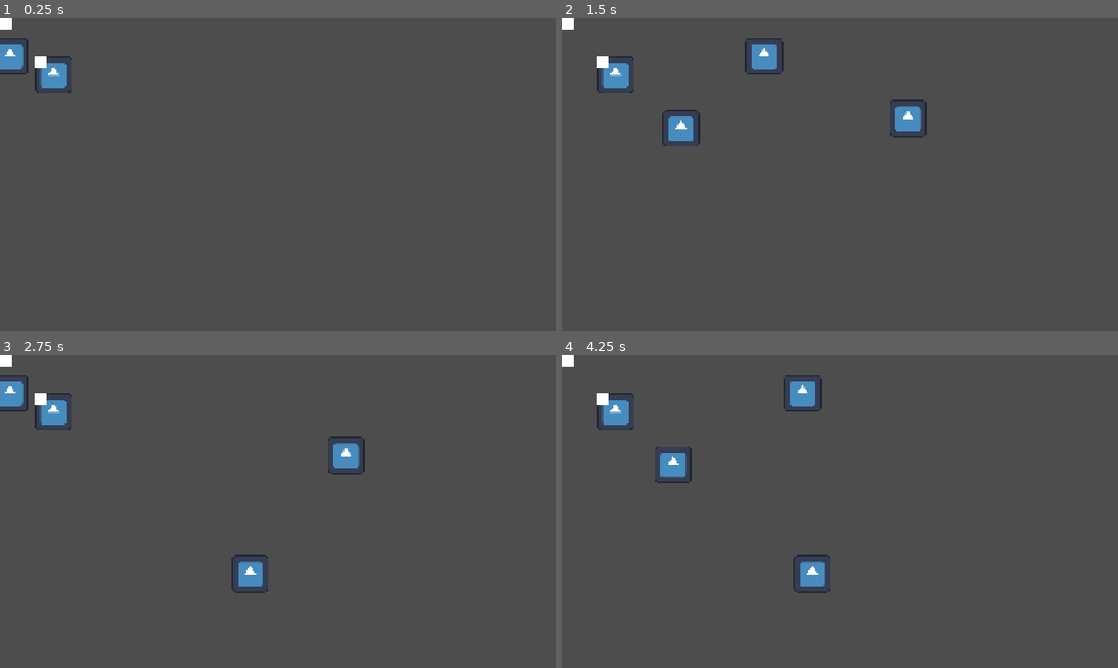
Above: before the commit, frames 1-4 (two rows, left to right).
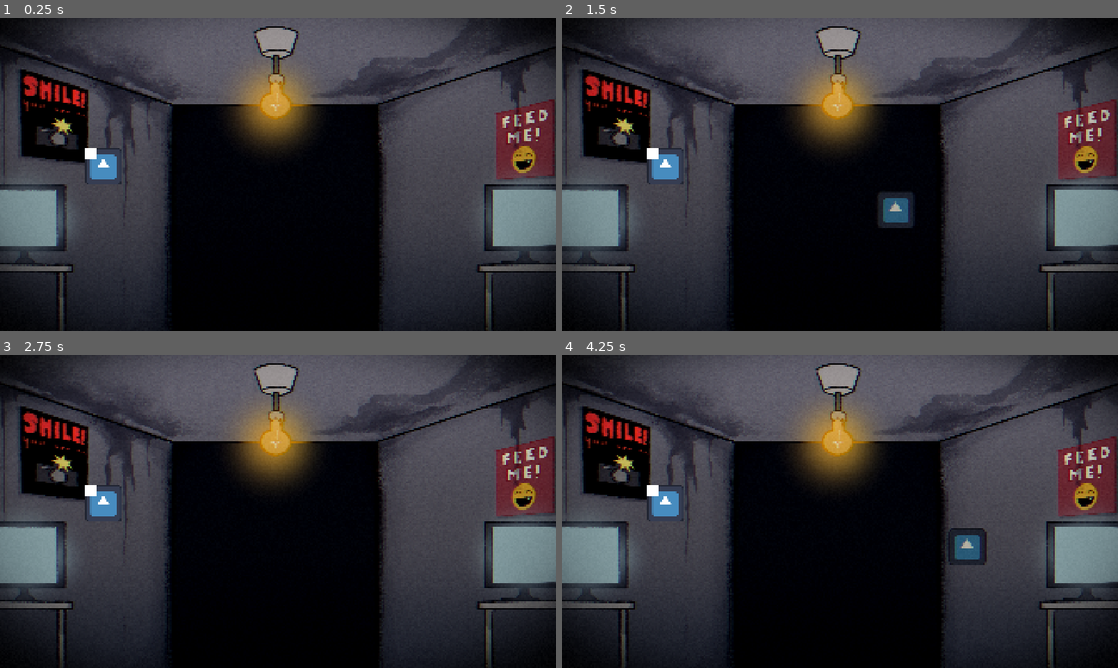
Above: after the commit, the same moments.

Repository: robfischer2187/AI-Slop
Game: Godot game, scene res://scenes/Main.tscn
Same seed, same stepped clock (60 frames per second), same inputs: the game is played once before the commit and once after it. The engine's default icon, where the game draws it, is replaced by a stand-in: a white triangle on a blue panel in a dark square.
Inputs (mouse positions are in pixels of both pictures, inside the frame that each line leads up to):
- Up to frame 1 (0.25 s): no input
- Up to frame 2 (1.5 s): drag from (600, 61) to (895, 105) at 0.52 s; drag from (617, 74) to (812, 237) at 1.27 s
- Up to frame 3 (2.75 s): move the mouse to (250, 574) at 2.02 s; click (250, 574) at 2.17 s
- Up to frame 4 (4.25 s): drag from (906, 455) to (673, 464) at 2.77 s; move the mouse to (1006, 558) at 3.52 s; click (1006, 558) at 3.67 s

The runs differ from the first frame. In frame 1, 70% of the frame differs, in the area x 0-100%, y 0-100%; in frame 2, 70%; in frame 3, 70%; in frame 4, 71%.

Commit message:
Gettin there

Diff:
--- a/ai-slop/project.godot
+++ b/ai-slop/project.godot
@@ -19,5 +19,7 @@
 
 window/size/viewport_width=1920
 window/size/viewport_height=1080
+window/size/mode=3
+window/size/initial_position_type=0
 window/size/borderless=true
 window/stretch/mode="canvas_items"
--- a/ai-slop/scenes/Main.tscn
+++ b/ai-slop/scenes/Main.tscn
@@ -1,9 +1,39 @@
-[gd_scene load_steps=9 format=3 uid="uid://dg3e0ra0x5bm7"]
+[gd_scene load_steps=13 format=3 uid="uid://dg3e0ra0x5bm7"]
 
 [ext_resource type="Script" uid="uid://cdsr50nwwc5ep" path="res://scripts/main.gd" id="1_elqb8"]
 [ext_resource type="Script" uid="uid://c74rylmp2fn4t" path="res://scripts/input_slot.gd" id="2_0bbpv"]
 [ext_resource type="Texture2D" uid="uid://b6som6e3b1g0" path="res://icon.svg" id="2_rarhs"]
 [ext_resource type="Script" uid="uid://ciq6ut2jlqp1h" path="res://scripts/draggable_item.gd" id="2_rvslj"]
+[ext_resource type="Texture2D" uid="uid://bsswxb1p3ruln" path="res://assets/art/AI_GAME_walls.png" id="2_vcsgt"]
+[ext_resource type="Shader" uid="uid://bdo5nvbr4iex" path="res://scripts/shader/horror.gdshader" id="6_c01mt"]
+[ext_resource type="FontFile" uid="uid://b2mhm7pqauqyy" path="res://assets/fonts/Sniglet-Regular.ttf" id="7_nxtc6"]
+
+[sub_resource type="Animation" id="Animation_rarhs"]
+length = 0.001
+tracks/0/type = "value"
+tracks/0/imported = false
+tracks/0/enabled = true
+tracks/0/path = NodePath(".:position")
+tracks/0/interp = 1
+tracks/0/loop_wrap = true
+tracks/0/keys = {
+"times": PackedFloat32Array(0),
+"transitions": PackedFloat32Array(1),
+"update": 0,
+"values": [Vector2(-90, 132)]
+}
+tracks/1/type = "value"
+tracks/1/imported = false
+tracks/1/enabled = true
+tracks/1/path = NodePath(".:rotation")
+tracks/1/interp = 1
+tracks/1/loop_wrap = true
+tracks/1/keys = {
+"times": PackedFloat32Array(0),
+"transitions": PackedFloat32Array(1),
+"update": 0,
+"values": [0.0]
+}
 
 [sub_resource type="Animation" id="Animation_0bbpv"]
 resource_name = "walk"
@@ -18,7 +48,7 @@
 "times": PackedFloat32Array(0, 1),
 "transitions": PackedFloat32Array(1, 1),
 "update": 0,
-"values": [Vector2(-90, 132), Vector2(1238, 132)]
+"values": [Vector2(-312, 662), Vector2(2157, 662)]
 }
 tracks/1/type = "value"
 tracks/1/imported = false
@@ -33,33 +63,6 @@
 "values": [0.0, 0.0]
 }
 
-[sub_resource type="Animation" id="Animation_rarhs"]
-length = 0.001
-tracks/0/type = "value"
-tracks/0/imported = false
-tracks/0/enabled = true
-tracks/0/path = NodePath(".:position")
-tracks/0/interp = 1
-tracks/0/loop_wrap = true
-tracks/0/keys = {
-"times": PackedFloat32Array(0),
-"transitions": PackedFloat32Array(1),
-"update": 0,
-"values": [Vector2(-90, 132)]
-}
-tracks/1/type = "value"
-tracks/1/imported = false
-tracks/1/enabled = true
-tracks/1/path = NodePath(".:rotation")
-tracks/1/interp = 1
-tracks/1/loop_wrap = true
-tracks/1/keys = {
-"times": PackedFloat32Array(0),
-"transitions": PackedFloat32Array(1),
-"update": 0,
-"values": [0.0]
-}
-
 [sub_resource type="Animation" id="Animation_vcsgt"]
 resource_name = "watch"
 tracks/0/type = "value"
@@ -72,7 +75,7 @@
 "times": PackedFloat32Array(0),
 "transitions": PackedFloat32Array(1),
 "update": 0,
-"values": [Vector2(568, 132)]
+"values": [Vector2(950, 475)]
 }
 tracks/1/type = "value"
 tracks/1/imported = false
@@ -94,10 +97,27 @@
 &"watch": SubResource("Animation_vcsgt")
 }
 
+[sub_resource type="ShaderMaterial" id="ShaderMaterial_nxtc6"]
+shader = ExtResource("6_c01mt")
+shader_parameter/vignette_strength = 0.8
+shader_parameter/vignette_pulse = 0.06
+shader_parameter/pulse_speed = 2.0
+shader_parameter/darkness = 0.15
+shader_parameter/contrast = 1.15
+shader_parameter/grain_strength = 0.06
+shader_parameter/chromatic_strength = 0.002
+shader_parameter/flicker_chance = 0.015
+shader_parameter/warm_tint = Vector3(1, 0.92, 0.75)
+shader_parameter/cold_tint = Vector3(0.7, 0.75, 0.8)
+shader_parameter/tint_strength = 0.35
+
 [node name="Main" type="Node2D"]
 script = ExtResource("1_elqb8")
 
-[node name="OfficeBackground" type="Sprite2D" parent="."]
+[node name="OfficeBackground" type="TextureRect" parent="."]
+offset_right = 1920.0
+offset_bottom = 1080.0
+texture = ExtResource("2_vcsgt")
 
 [node name="AlastorSlopp" type="CharacterBody2D" parent="."]
 position = Vector2(-90, 132)
@@ -128,9 +148,9 @@
 anchors_preset = 15
 anchor_right = 1.0
 anchor_bottom = 1.0
-offset_left = 121.0
-offset_top = 132.0
-offset_right = -101.18994
+offset_left = 293.0
+offset_top = 449.0
+offset_right = -379.0
 offset_bottom = -1.0
 grow_horizontal = 2
 grow_vertical = 2
@@ -209,13 +229,28 @@
 
 [node name="HorrorOverlay" type="CanvasLayer" parent="UIRoot/UIContainer"]
 
-[node name="ColorRect" type="ColorRect" parent="UIRoot/UIContainer/HorrorOverlay"]
-offset_right = 40.0
-offset_bottom = 40.0
+[node name="EffectRect" type="ColorRect" parent="UIRoot/UIContainer/HorrorOverlay"]
+material = SubResource("ShaderMaterial_nxtc6")
+anchors_preset = 15
+anchor_right = 1.0
+anchor_bottom = 1.0
+grow_horizontal = 2
+grow_vertical = 2
+mouse_filter = 2
+color = Color(1, 1, 1, 0)
 
 [node name="DialogueLabel" type="Label" parent="UIRoot"]
-offset_right = 40.0
-offset_bottom = 23.0
+offset_left = 678.0
+offset_top = 992.0
+offset_right = 1245.0
+offset_bottom = 1031.0
+theme_override_colors/font_color = Color(0.9058309, 1, 0.9063318, 1)
+theme_override_colors/font_outline_color = Color(0, 0, 0, 1)
+theme_override_constants/outline_size = 10
+theme_override_fonts/font = ExtResource("7_nxtc6")
+theme_override_font_sizes/font_size = 32
+horizontal_alignment = 1
+vertical_alignment = 1
 
 [node name="AudioManager" type="Node" parent="."]
 
--- a/ai-slop/scripts/main.gd
+++ b/ai-slop/scripts/main.gd
@@ -10,6 +10,7 @@
 @onready var alastor = $AlastorSlopp
 @onready var alastor_anim: AnimationPlayer = $AlastorSlopp/AnimationPlayer
 @onready var dialogue_label: Label = $UIRoot/DialogueLabel
+@onready var horror_mat: ShaderMaterial = $UIRoot/UIContainer/HorrorOverlay/EffectRect.material
 
 var strikes: int = 0
 var task_index: int = 0
@@ -32,12 +33,17 @@
 	{"prompt": "FEED IT: HUMAN FEAR", "correct": "HUMAN FEAR", "wrong": "HOPE"}
 ]
 
-# READY
+var got_caught_this_watch: bool = false
+
 func _ready() -> void:
 	start_game()
+
 	alastor_anim.play("walk")
 	alastor_anim.speed_scale = 0.4
+
 	start_alastor_loop()
+
+	horror_overlay.visible = true
 
 func _process(delta):
 	if not game_running:
@@ -48,7 +54,8 @@
 	if current_time <= 0:
 		miss_task()
 
-# GAME FLOW
+	update_horror_shader()
+
 func start_game() -> void:
 	strikes = 0
 	task_index = 0
@@ -56,6 +63,7 @@
 	ai_score = 0
 	suspicion = 0.0
 	game_running = true
+
 	load_task()
 
 func load_task() -> void:
@@ -67,7 +75,6 @@
 	task_text.text = task["prompt"]
 	current_time = task_timer
 
-	# escalate difficulty
 	if task_index > 2:
 		task_timer = 4.0
 	if task_index > 4:
@@ -83,11 +90,13 @@
 		ai_score += 1
 		suspicion -= 0.1
 		suspicion = max(suspicion, 0)
+
 		flash_feedback(Color(0, 1, 0))
 		punch_slot()
 	else:
 		sabotage_score += 1
 		suspicion += 0.3
+
 		flash_feedback(Color(1, 0, 0))
 		trigger_glitch()
 
@@ -98,12 +107,11 @@
 	load_task()
 
 func miss_task():
-	strikes += 1
 	trigger_glitch()
+
 	task_index += 1
 	load_task()
 
-# ALASTOR LOOP
 func start_alastor_loop():
 	while game_running:
 		await get_tree().create_timer(randf_range(3.0, 6.0)).timeout
@@ -116,22 +124,28 @@
 		return
 
 	is_being_watched = true
+	got_caught_this_watch = false
 
 	alastor_anim.play("watch")
 	flash_feedback(Color(1, 1, 1))
-	horror_overlay.visible = true
 
 	print("Alastor is watching...")
 
-	await get_tree().create_timer(1.5).timeout
+	horror_mat.set_shader_parameter("pulse_speed", 2.5)
+	horror_mat.set_shader_parameter("darkness", 0.25)
+	horror_mat.set_shader_parameter("flicker_strength", 0.08)
+
+	await get_tree().create_timer(2.5).timeout
 
 	check_player_behavior()
+
+	if not got_caught_this_watch:
+		await get_tree().create_timer(0.5).timeout
+		show_alastor_approval()
 
 	is_being_watched = false
 	alastor_anim.play("walk")
-	horror_overlay.visible = false
-
-# DETECTION
+
 func check_player_behavior():
 	if task_index >= tasks.size():
 		return
@@ -144,9 +158,9 @@
 			trigger_glitch()
 			return
 
-# STRIKES
 func get_caught_by_alastor() -> void:
 	strikes += 1
+	got_caught_this_watch = true
 
 	if strikes == 1:
 		show_dialogue("What are you doing? I’m warning you…")
@@ -156,7 +170,19 @@
 		show_dialogue("What a shame. Should've listened to me... you'll still be part of It.")
 		trigger_neutral_ending()
 
-# ENDINGS
+func show_alastor_approval():
+	var lines = [
+		"Good job...",
+		"It appreciates your work.",
+		"Yes... feed it.",
+		"Make It stronger.",
+		"That's better.",
+		"Keep going.",
+		"Remember to smile."
+	]
+
+	show_dialogue(lines.pick_random())
+
 func finish_game() -> void:
 	game_running = false
 
@@ -179,7 +205,6 @@
 	game_running = false
 	print("AI CREATURE ON THE LOOSE!")
 
-# VISUAL FEEDBACK
 func flash_feedback(color: Color):
 	feedback_flash.color = color
 	feedback_flash.modulate.a = 0.6
@@ -192,6 +217,10 @@
 
 	glitch_overlay.modulate.a = 0.25
 	tween.tween_property(glitch_overlay, "modulate:a", 0.0, 0.1)
+
+	horror_mat.set_shader_parameter("chromatic_strength", 0.01)
+	horror_mat.set_shader_parameter("flicker_strength", 0.15)
+	horror_mat.set_shader_parameter("darkness", 0.35)
 
 	var original_pos = pc_screen.position
 
@@ -206,15 +235,26 @@
 
 	pc_screen.position = original_pos
 
+	update_horror_shader()
+
 func punch_slot():
 	var tween = create_tween()
 	tween.tween_property(slot, "scale", Vector2(1.1, 1.1), 0.05)
 	tween.tween_property(slot, "scale", Vector2(1, 1), 0.1)
 
-# DIALOGUE
 func show_dialogue(text: String):
 	dialogue_label.text = text
 	dialogue_label.modulate.a = 1
 
 	var tween = create_tween()
 	tween.tween_property(dialogue_label, "modulate:a", 0.0, 2.0)
+
+func update_horror_shader():
+	horror_mat.set_shader_parameter("vignette_strength", 0.9 + suspicion * 0.9)
+	horror_mat.set_shader_parameter("darkness", 0.08 + suspicion * 0.22)
+	horror_mat.set_shader_parameter("pulse_strength", 0.04 + suspicion * 0.08)
+	horror_mat.set_shader_parameter("pulse_speed", 1.2 + suspicion * 0.8)
+	horror_mat.set_shader_parameter("grain_strength", 0.03 + suspicion * 0.08)
+	horror_mat.set_shader_parameter("chromatic_strength", 0.001 + suspicion * 0.003)
+	horror_mat.set_shader_parameter("scanline_strength", 0.02 + suspicion * 0.04)
+	horror_mat.set_shader_parameter("flicker_strength", 0.01 + suspicion * 0.05)
--- /dev/null
+++ b/ai-slop/scripts/shader/horror.gdshader
@@ -0,0 +1,75 @@
+shader_type canvas_item;
+render_mode unshaded;
+
+uniform sampler2D screen_texture : hint_screen_texture;
+
+uniform float vignette_strength = 1.5;
+uniform float vignette_pulse = 0.15;
+uniform float pulse_speed = 0.9;
+
+uniform float darkness = 0.4;
+uniform float contrast = 1.15;
+
+uniform float grain_strength = 0.015;
+uniform float chromatic_strength = 0.001;
+
+uniform float flicker_chance = 0.02;
+
+uniform vec3 warm_tint = vec3(1.0, 0.95, 0.85);
+uniform vec3 cold_tint = vec3(0.85, 0.88, 0.9);
+
+uniform float tint_strength = 0.35;
+
+float random(vec2 uv) {
+	return fract(sin(dot(uv, vec2(12.9898, 78.233))) * 43758.5453123);
+}
+
+void fragment() {
+	vec2 uv = SCREEN_UV;
+	vec2 center = uv - vec2(0.5);
+
+	float pulse = sin(TIME * pulse_speed) * 0.5 + 0.5;
+	float vignette_dynamic = vignette_strength + pulse * vignette_pulse;
+
+	float dist = length(center);
+
+	float vignette = smoothstep(0.1, 0.75, dist);
+	vignette = pow(vignette, 6.0);
+
+	float edge_darkness = vignette * vignette_dynamic;
+
+	float grain = random(uv * vec2(320.0, 200.0) + TIME);
+	grain = (grain - 0.5) * grain_strength;
+
+	vec2 red_offset = vec2(chromatic_strength, 0.0);
+	vec2 blue_offset = vec2(-chromatic_strength, 0.0);
+
+	float r = texture(screen_texture, uv + red_offset).r;
+	float g = texture(screen_texture, uv).g;
+	float b = texture(screen_texture, uv + blue_offset).b;
+
+	vec4 color = vec4(r, g, b, 1.0);
+
+	vec3 dynamic_tint = mix(warm_tint, cold_tint, vignette);
+	color.rgb = mix(color.rgb, color.rgb * dynamic_tint, tint_strength);
+
+	color.rgb = (color.rgb - 0.5) * contrast + 0.5;
+
+	color.rgb = mix(color.rgb, color.rgb * 0.15, darkness);
+
+	color.rgb = mix(color.rgb, vec3(0.0), edge_darkness);
+
+	color.rgb *= (1.0 - edge_darkness * 0.5);
+
+	float top_dark = smoothstep(0.0, 0.6, uv.y);
+	color.rgb *= mix(1.0, 0.7, top_dark);
+
+	color.rgb += grain;
+
+	float flicker = step(1.0 - flicker_chance, random(vec2(TIME * 3.0, 0.0)));
+	if (flicker > 0.0) {
+		color.rgb *= 0.8;
+	}
+
+	COLOR = color;
+}
Renamed: ai-slop/AI_GAME_walls.png -> ai-slop/assets/art/AI_GAME_walls.png
Not shown, added: ai-slop/assets/art/AI_GAME_walls.png.import
Binary file added: ai-slop/assets/fonts/IBMPlexMono-SemiBold.ttf
Not shown, added: ai-slop/assets/fonts/IBMPlexMono-SemiBold.ttf.import
Binary file added: ai-slop/assets/fonts/Sniglet-Regular.ttf
Not shown, added: ai-slop/assets/fonts/Sniglet-Regular.ttf.import
Not shown, added: ai-slop/scripts/shader/horror.gdshader.uid
